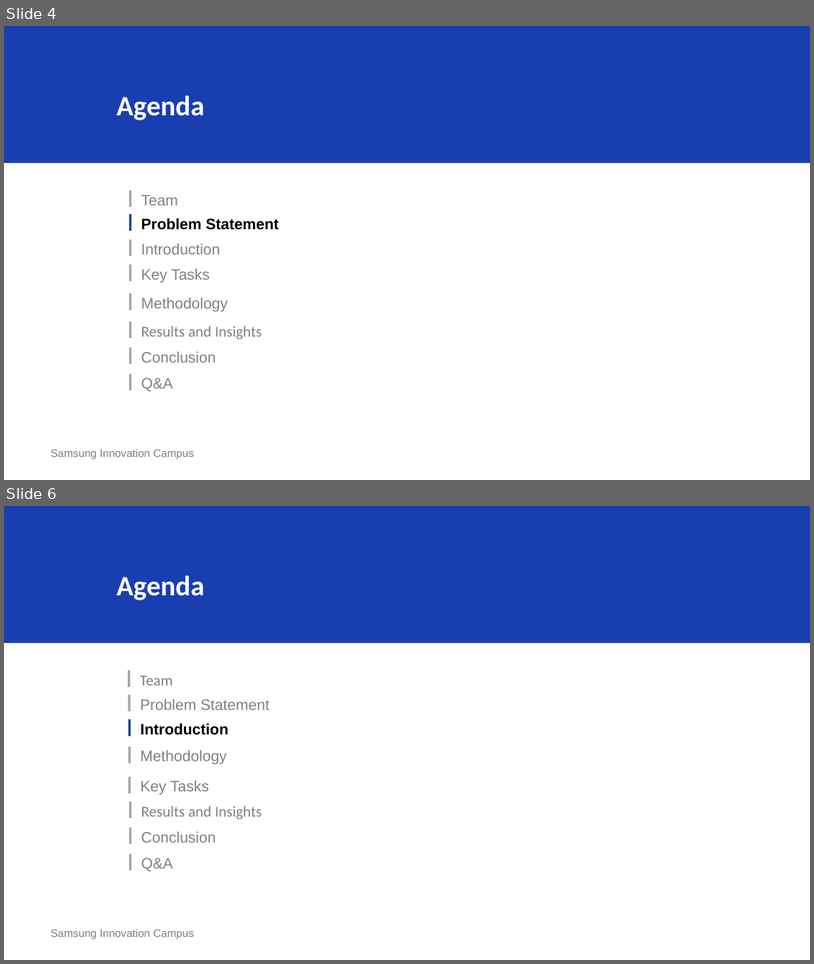
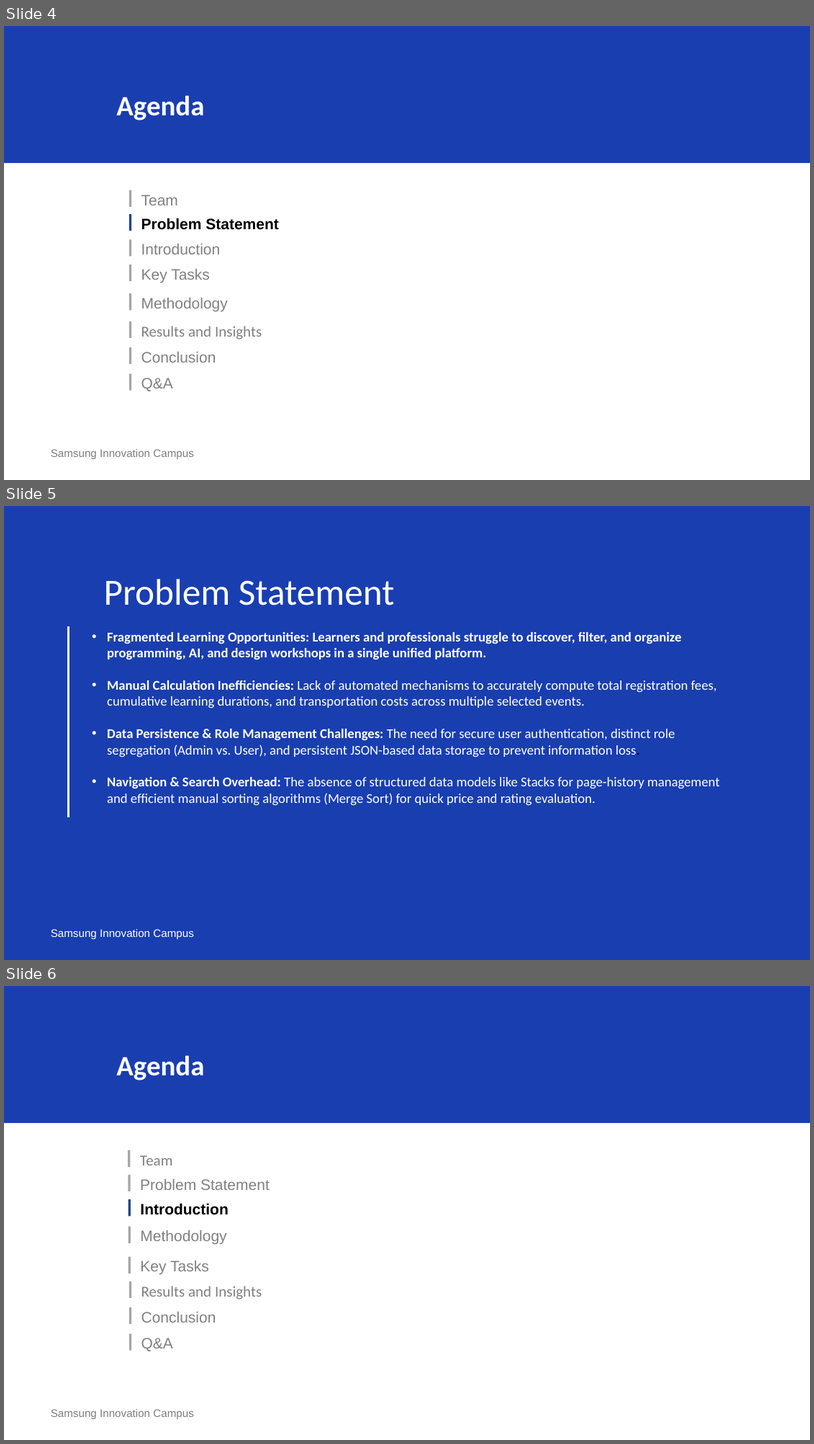
Before and after one commit to HabibaIbrahim6/ch6_project, a slide deck: Workshops_&_Learning_Events_Planner.pptx. Shown one above the other, each under a label of ours: slides 4 and 6 before the commit, slides 4, 5 and 6 after it; the slides between them are not shown. The pictures are 814x964 and 814x1444 pixels, drawn with LibreOffice and Linux fonts; fonts in the diff are those of the drawing. Boxes give left, top, right and bottom in pixels: in the first picture for what was removed or moved away, otherwise in the second. Text is boxed around its words. In the diff, an @@ line names an element or a change of style, - is before the commit and + after.

```diff
--- a/Workshops_&_Learning_Events_Planner.pptx
+++ b/Workshops_&_Learning_Events_Planner.pptx
@@ slide 5 added at <box>4,506,810,960</box>, background #193EB0 @@
@@ text added at <box>104,579,394,605</box>, 66 pt, text #FFFFFF @@
+Problem Statement
@@ line added from (69, 626) to (69, 817), #FFFFFF 3 pt @@
@@ text added at <box>107,632,720,805</box>, 24 pt, text #FFFFFF @@
+• Fragmented Learning Opportunities: Learners and professionals struggle to discover, filter, and organize programming, AI, and design workshops in a single unified platform.
+• Manual Calculation Inefficiencies: Lack of automated mechanisms to accurately compute total registration fees, cumulative learning durations, and transportation costs across multiple selected events.
+• Data Persistence & Role Management Challenges: The need for secure user authentication, distinct role segregation (Admin vs. User), and persistent JSON-based data storage to prevent information loss.
+• Navigation & Search Overhead: The absence of structured data models like Stacks for page-history management and efficient manual sorting algorithms (Merge Sort) for quick price and rating evaluation.
@@ text added at <box>51,929,194,939</box>, 19.5 pt, text #FFFFFF @@
+Samsung Innovation Campus
```
Also in this commit, not shown: 4 slides changed, 18 other slides added, 11 slides removed.
